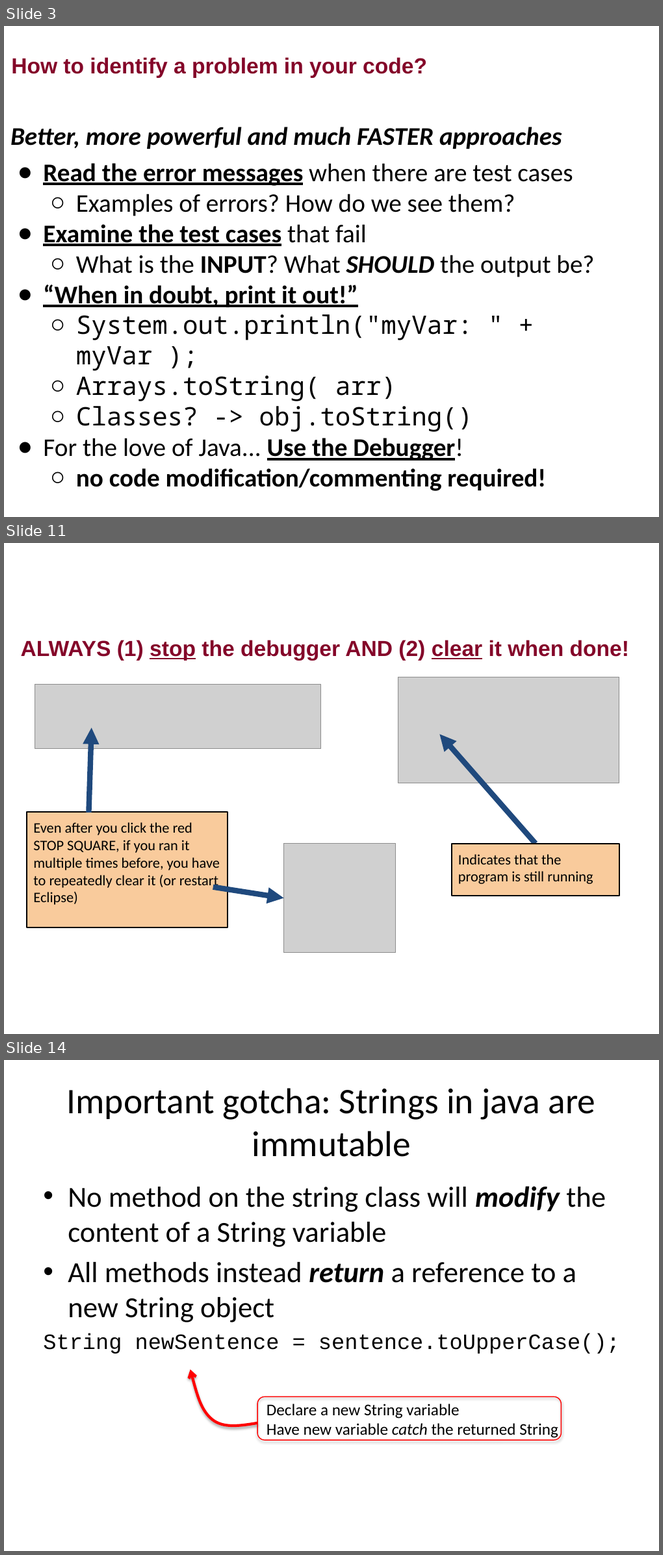
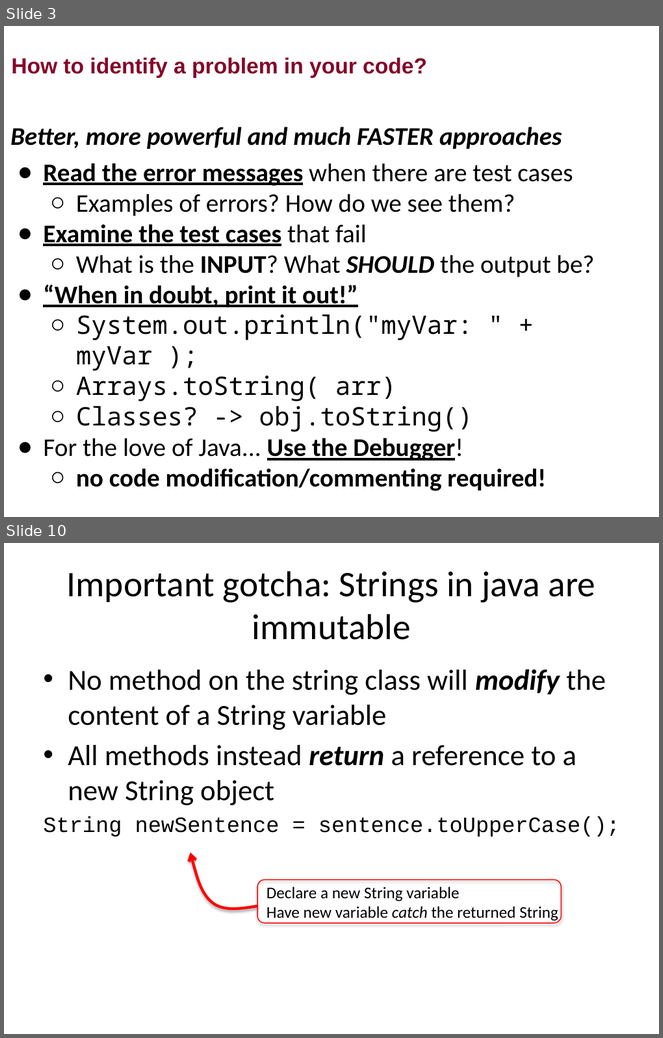
Before and after one commit to RHIT-CSSE/csse220, a slide deck: ClassMaterials/MapsAndObjectIntro/Slides/Part5-UsingDebugger.pptx. Shown one above the other, each under a label of ours: slides 3, 11 and 14 before the commit, slides 3 and 10 after it; the slides between them are not shown. The pictures are 663x1555 and 663x1038 pixels, drawn with LibreOffice and Linux fonts; fonts in the diff are those of the drawing; grey boxes stand for pictures. Boxes give left, top, right and bottom in pixels: in the first picture for what was removed or moved away, otherwise in the second. Text is boxed around its words. In the diff, an @@ line names an element or a change of style, - is before the commit and + after.

```diff
--- a/ClassMaterials/MapsAndObjectIntro/Slides/Part5-UsingDebugger.pptx
+++ b/ClassMaterials/MapsAndObjectIntro/Slides/Part5-UsingDebugger.pptx
@@ slide 11 removed at <box>4,543,659,1034</box>, background #FFFFFF @@
@@ title removed at <box>21,640,629,661</box> @@
-ALWAYS (1) stop the debugger AND (2) clear it when done!
@@ picture removed at <box>399,678,620,783</box> @@
@@ picture removed at <box>35,685,321,749</box> @@
@@ arrow removed from (88, 813) to (92, 728) @@
@@ arrow removed from (535, 844) to (440, 734) @@
@@ rectangle removed at <box>27,812,228,928</box> @@
-Even after you click the red STOP SQUARE, if you ran it multiple times before, you have to repeatedly clear it (or restart Eclipse)
@@ picture removed at <box>284,844,396,953</box> @@
@@ rectangle removed at <box>451,844,620,896</box> @@
-Indicates that the program is still running
@@ arrow removed from (213, 887) to (284, 898) @@
@@ what was slide 14 is now slide 10 @@
```
Also in this commit, not shown: 7 slides changed, 3 other slides removed, 3 other files.
